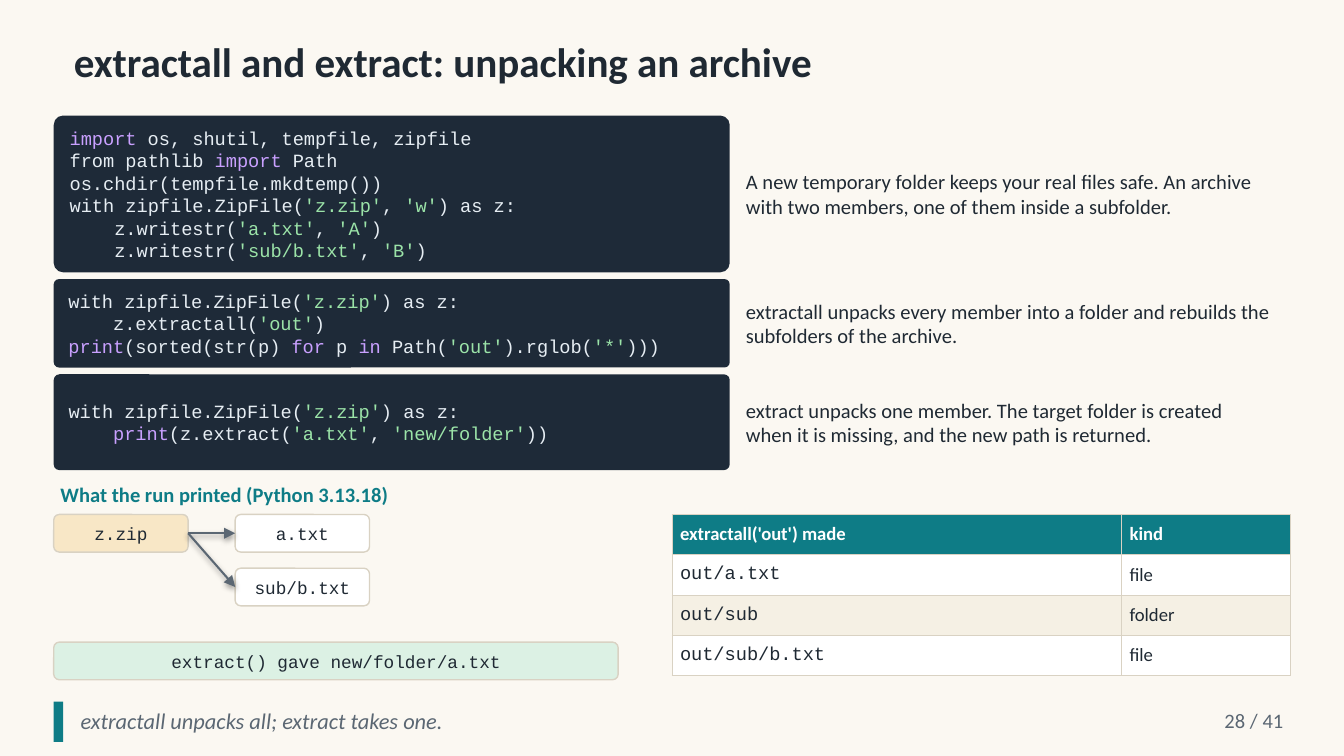
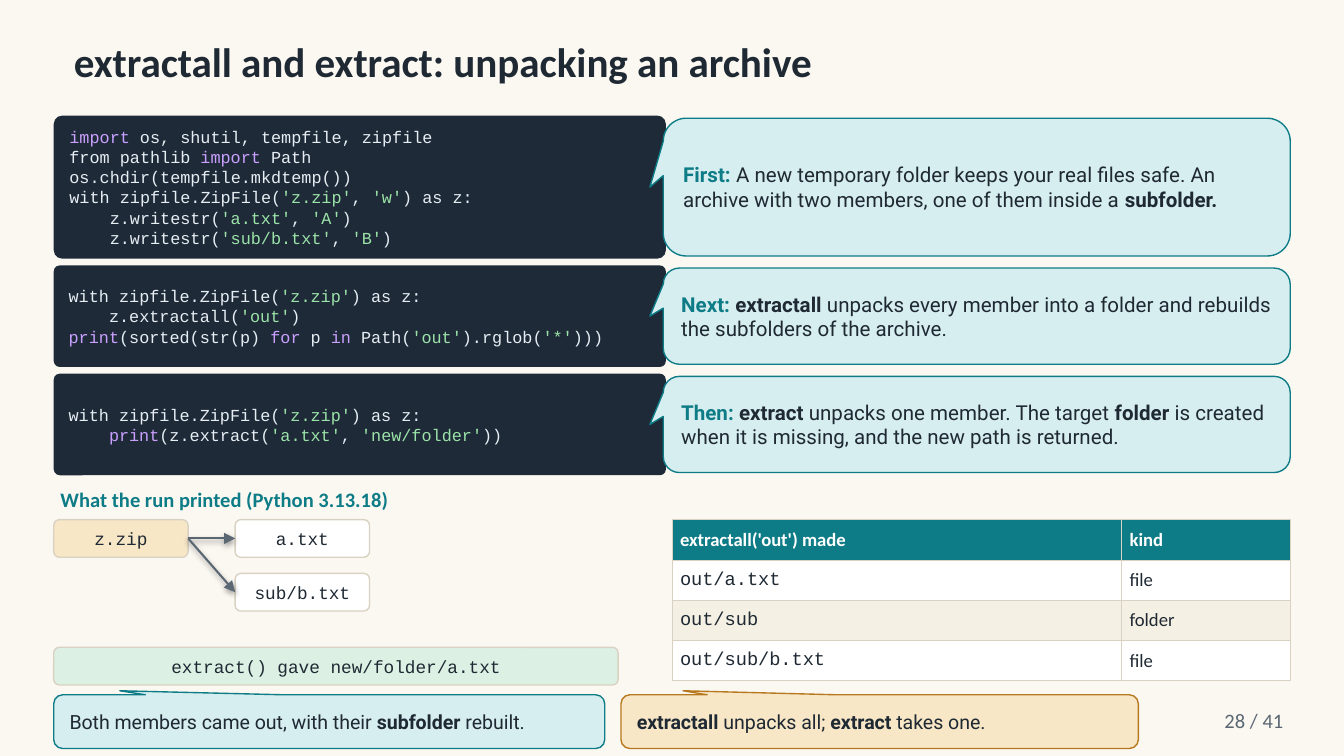
Before and after one commit to altunelyusuf/AdvancedProgrammingWithPython, a slide deck: slide 28 of 03-materials/ch11/SEN0414_Ch11_OrganizingFiles_3e_v3_0_0.pptx. Drawn at 1344x756 pixels with LibreOffice and Linux fonts; fonts in the diff are those of the drawing. Boxes give left, top, right and bottom in pixels: in the first picture for what was removed or moved away, otherwise in the second. Text is boxed around its words. In the diff, an @@ line names an element or a change of style, - is before the commit and + after.

```diff
--- a/03-materials/ch11/SEN0414_Ch11_OrganizingFiles_3e_v3_0_0.pptx
+++ b/03-materials/ch11/SEN0414_Ch11_OrganizingFiles_3e_v3_0_0.pptx
@@ rounded rectangle "import os, shutil, tempfile, zipfile": place and size @@
-rounded rectangle "import os, shutil, tempfile, zipfile" at <box>54,116,730,273</box>
+rounded rectangle "import os, shutil, tempfile, zipfile" at <box>54,116,665,258</box>
@@ rounded speech box "First: A new temporary folder ...": place and size @@
-rounded speech box "First: A new temporary folder ..." at <box>746,174,1251,217</box>
+rounded speech box "First: A new temporary folder ..." at <box>663,118,1290,255</box>
@@ text in rounded speech box at <box>683,166,1218,210</box>: text changed; font Calibri to Roboto @@
-A new temporary folder keeps your real files safe. An archive with two members, one of them inside a subfolder.
+First: A new temporary folder keeps your real files safe. An archive with two members, one of them inside a subfolder.
@@ size 10 to 9 pt in 3 elements at <box>54,374,665,476</box>, <box>54,116,665,258</box>, <box>54,266,665,368</box> @@
@@ rounded rectangle "with zipfile.ZipFile('z.zip') as z:": place and size @@
-rounded rectangle "with zipfile.ZipFile('z.zip') as z:" at <box>54,280,730,368</box>
+rounded rectangle "with zipfile.ZipFile('z.zip') as z:" at <box>54,266,665,368</box>
@@ fill none to #D7EEF0; outline none to #0E7C86 0.75 pt in 3 elements at <box>663,376,1290,473</box>, <box>663,118,1290,255</box>, <box>663,269,1290,366</box> @@
@@ rounded speech box "Next: extractall unpacks every member ...": place and size @@
-rounded speech box "Next: extractall unpacks every member ..." at <box>746,304,1269,343</box>
+rounded speech box "Next: extractall unpacks every member ..." at <box>663,269,1290,366</box>
@@ text in rounded speech box at <box>681,296,1271,336</box>: text changed; font Calibri to Roboto @@
-extractall unpacks every member into a folder and rebuilds the subfolders of the archive.
+Next: extractall unpacks every member into a folder and rebuilds the subfolders of the archive.
@@ rounded rectangle "with zipfile.ZipFile('z.zip') as z:": place and size @@
-rounded rectangle "with zipfile.ZipFile('z.zip') as z:" at <box>54,375,730,470</box>
+rounded rectangle "with zipfile.ZipFile('z.zip') as z:" at <box>54,374,665,476</box>
@@ rounded speech box "Then: extract unpacks one member. ...": place and size @@
-rounded speech box "Then: extract unpacks one member. ..." at <box>746,403,1222,446</box>
+rounded speech box "Then: extract unpacks one member. ..." at <box>663,376,1290,473</box>
@@ text in rounded speech box at <box>681,404,1264,449</box>: text changed; font Calibri to Roboto @@
-extract unpacks one member. The target folder is created when it is missing, and the new path is returned.
+Then: extract unpacks one member. The target folder is created when it is missing, and the new path is returned.
@@ 4 rounded rectangles, 2 arrows, 1 text, 1 table: place and size @@
-4 rounded rectangles, 2 arrows, 1 text, 1 table at <box>54,487,1290,680</box>
+4 rounded rectangles, 2 arrows, 1 text, 1 table at <box>54,492,1290,685</box>
@@ rectangle removed at <box>54,702,63,742</box> @@
@@ rounded speech box added at <box>54,695,605,749</box>, fill #D7EEF0, outline #0E7C86 0.75 pt, 10.5 pt, text #1F2933 @@
+Both members came out, with their subfolder rebuilt.
@@ rounded speech box "extractall unpacks all; extract takes ...": place and size @@
-rounded speech box "extractall unpacks all; extract takes ..." at <box>81,713,442,733</box>
+rounded speech box "extractall unpacks all; extract takes ..." at <box>621,695,1138,749</box>
@@ rounded speech box "extractall unpacks all; extract takes ..." at <box>621,695,1138,749</box>: size 12 to 10.5 pt, font Calibri to Roboto, text colour #5B6773 to #1F2933, italic off; bold on in "extractall extract"; fill none to #F8E7C6; outline none to #B7791F 0.75 pt @@
```
Also in this commit, not shown: 30 other slides changed, 18 other files.
